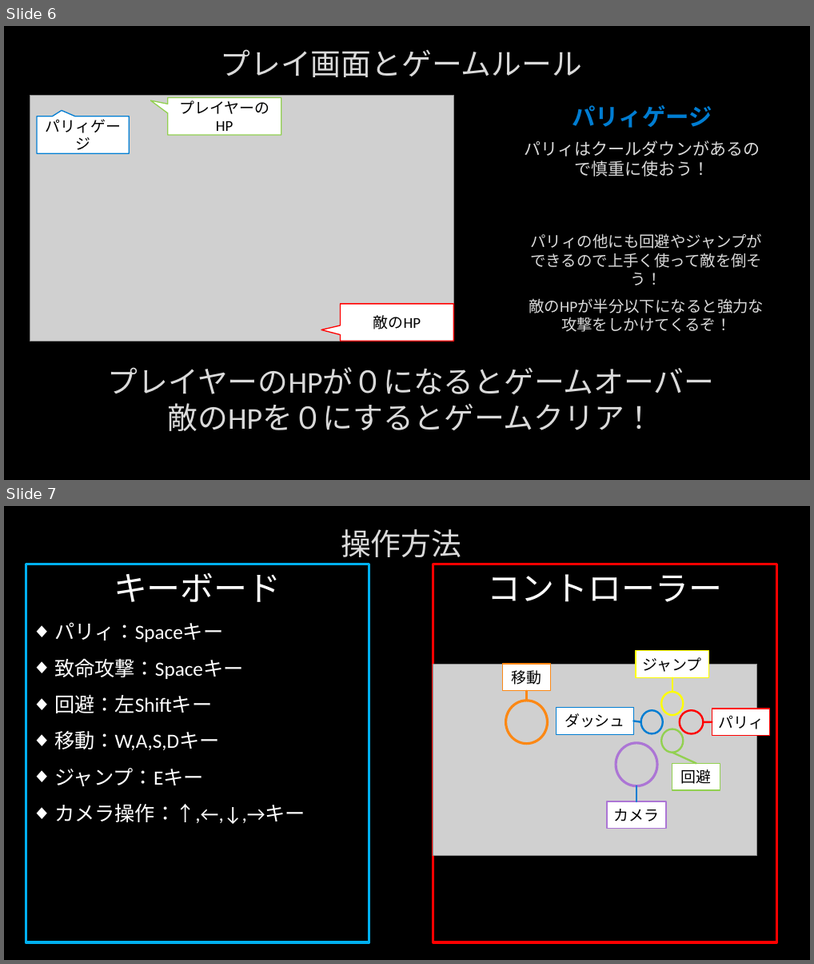
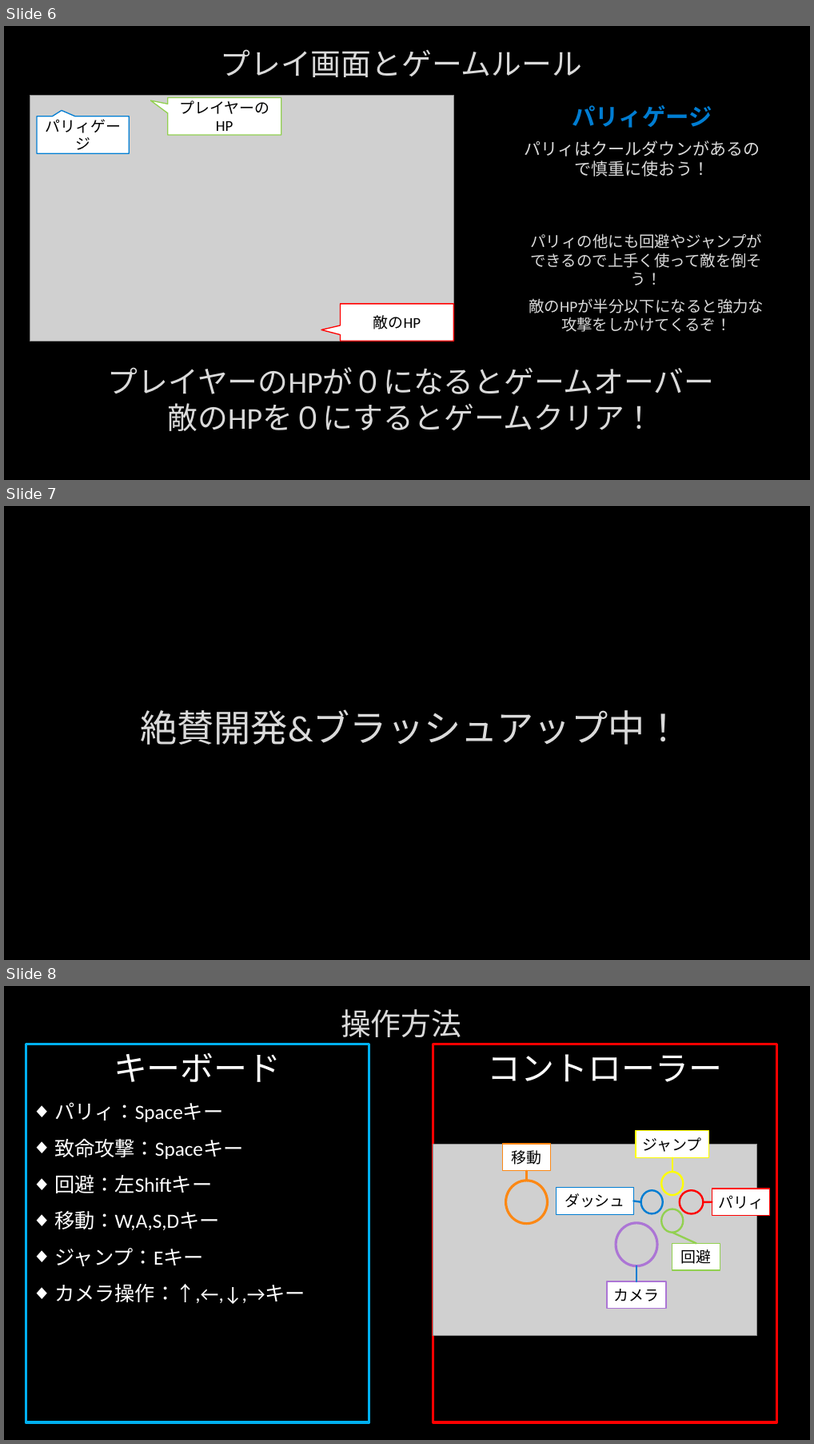
Before and after one commit to KY0614/ENDLESS_ENCORE, a slide deck: 概要/企画書.pptx. Shown one above the other, each under a label of ours: slides 6 and 7 before the commit, slides 6, 7 and 8 after it. The pictures are 814x964 and 814x1444 pixels, drawn with LibreOffice and Linux fonts; fonts in the diff are those of the drawing; grey boxes stand for pictures; background and template pictures are left out. Boxes give left, top, right and bottom in pixels: in the first picture for what was removed or moved away, otherwise in the second. Text is boxed around its words. In the diff, an @@ line names an element or a change of style, - is before the commit and + after.

```diff
--- a/概要/企画書.pptx
+++ b/概要/企画書.pptx
@@ slide 7 added at box(4, 506, 810, 960), background picture (left out) @@
@@ text added at box(140, 709, 682, 744), 44 pt, text #DADADA @@
+絶賛開発&ブラッシュアップ中！
@@ what was slide 7 is now slide 8 @@
```
Also in this commit, not shown: 39 other files.
